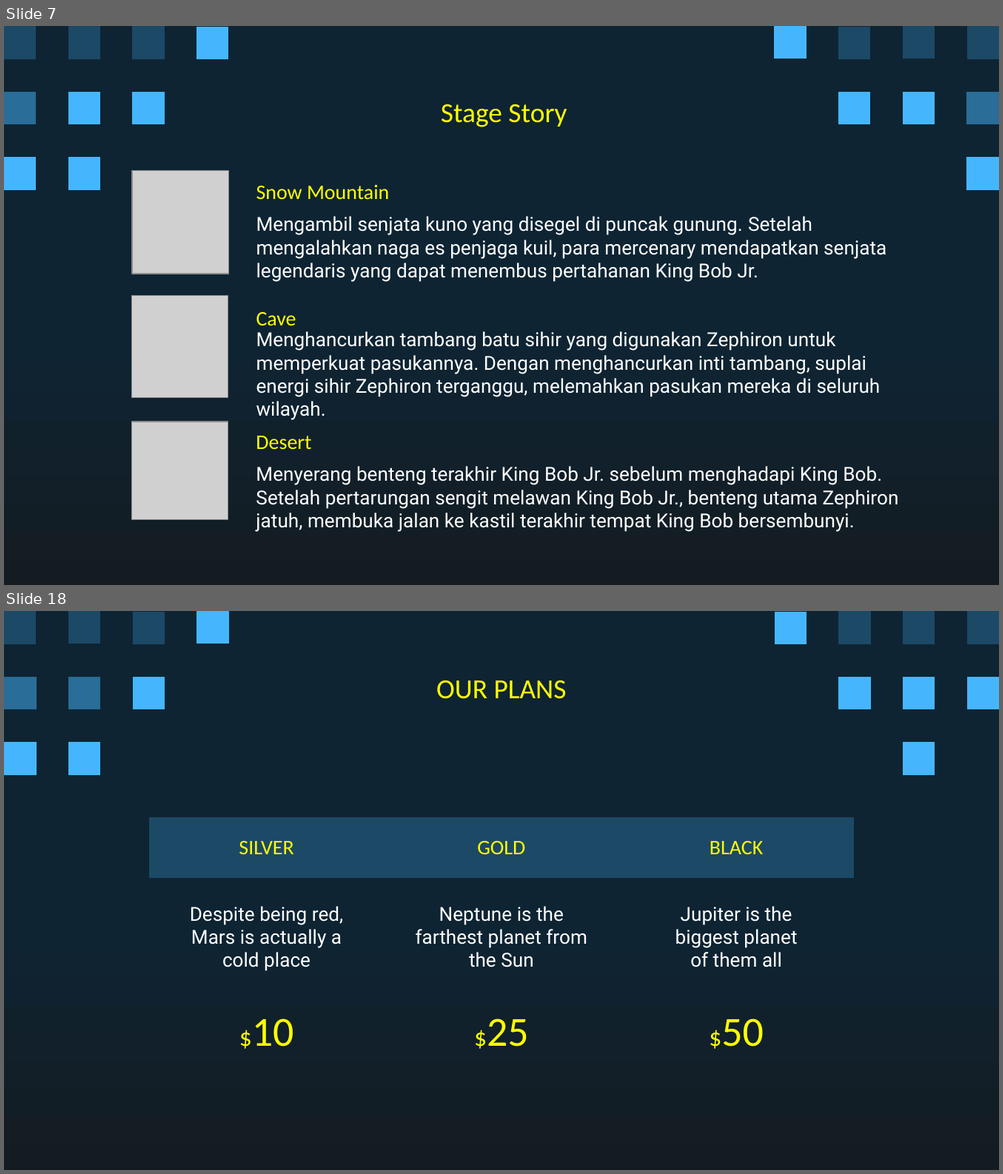
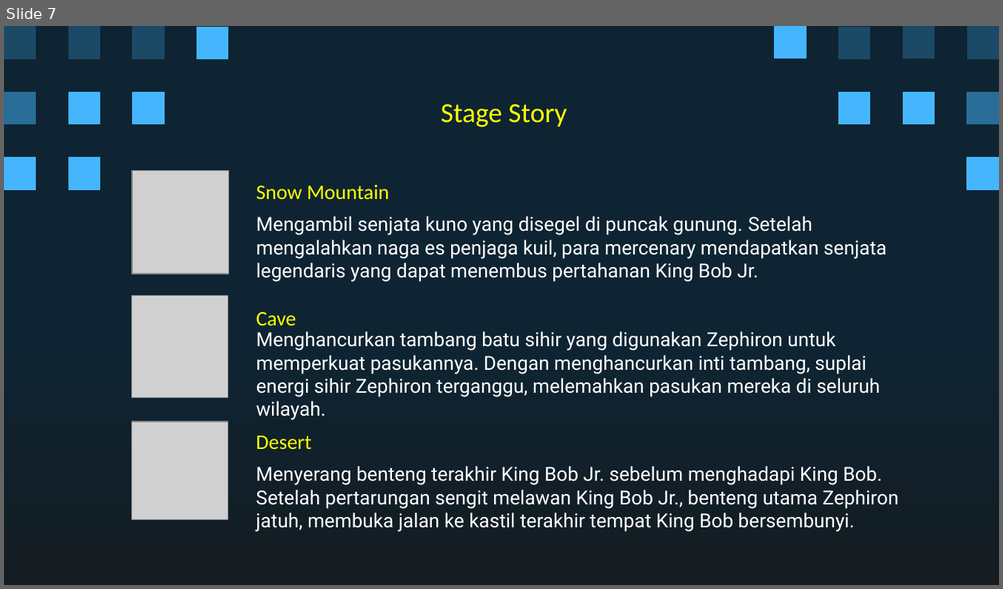
Before and after one commit to Ricardhad/gameProgProject, a slide deck: Super Pixel Vintage Gaming by Slidesgo.pptx. Shown one above the other, each under a label of ours: slides 7 and 18 before the commit, slide 7 after it; the slides between them are not shown. The pictures are 1003x1174 and 1003x589 pixels, drawn with LibreOffice and Linux fonts; fonts in the diff are those of the drawing; grey boxes stand for pictures. Boxes give left, top, right and bottom in pixels: in the first picture for what was removed or moved away, otherwise in the second. Text is boxed around its words. In the diff, an @@ line names an element or a change of style, - is before the commit and + after.

```diff
--- a/Super Pixel Vintage Gaming by Slidesgo.pptx
+++ b/Super Pixel Vintage Gaming by Slidesgo.pptx
@@ slide 18 removed at bbox=[4, 611, 999, 1170], background gradient #0E2433 to #141C21 @@
@@ freeform shape removed at bbox=[4, 611, 36, 644] @@
@@ freeform shape removed at bbox=[68, 611, 100, 644] @@
@@ freeform shape removed at bbox=[132, 611, 164, 644] @@
@@ freeform shape removed at bbox=[197, 611, 229, 644] @@
@@ freeform shape removed at bbox=[774, 611, 805, 644] @@
@@ freeform shape removed at bbox=[839, 611, 871, 644] @@
@@ freeform shape removed at bbox=[902, 611, 934, 644] @@
@@ freeform shape removed at bbox=[967, 611, 999, 644] @@
@@ freeform shape removed at bbox=[4, 677, 36, 709] @@
@@ freeform shape removed at bbox=[68, 677, 100, 709] @@
@@ freeform shape removed at bbox=[132, 677, 164, 709] @@
@@ freeform shape removed at bbox=[839, 677, 871, 709] @@
@@ freeform shape removed at bbox=[902, 677, 934, 709] @@
@@ freeform shape removed at bbox=[967, 677, 999, 709] @@
@@ title removed at bbox=[436, 680, 566, 699] @@
-OUR PLANS
@@ freeform shape removed at bbox=[4, 742, 36, 775] @@
@@ freeform shape removed at bbox=[68, 742, 100, 775] @@
@@ freeform shape removed at bbox=[902, 742, 934, 775] @@
@@ table removed at bbox=[149, 818, 854, 1144], 3 rows, 3 columns @@
-SILVER | GOLD | BLACK
-Despite being red, / Mars is actually a cold place | Neptune is the farthest planet from the Sun | Jupiter is the biggest planet / of them all
-$10 | $25 | $50
```
Also in this commit, not shown: 12 slides added, 28 other slides removed.
